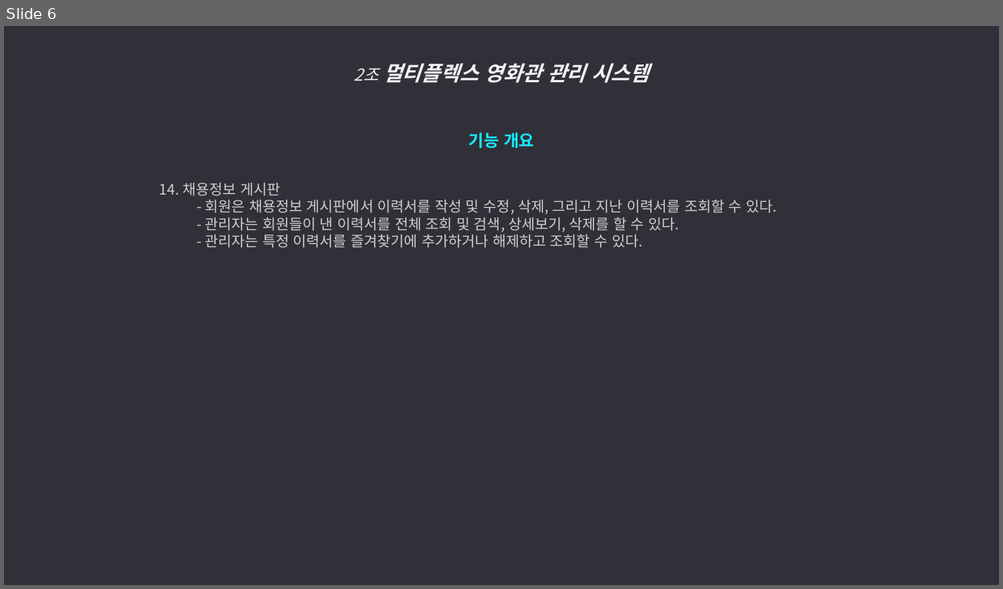
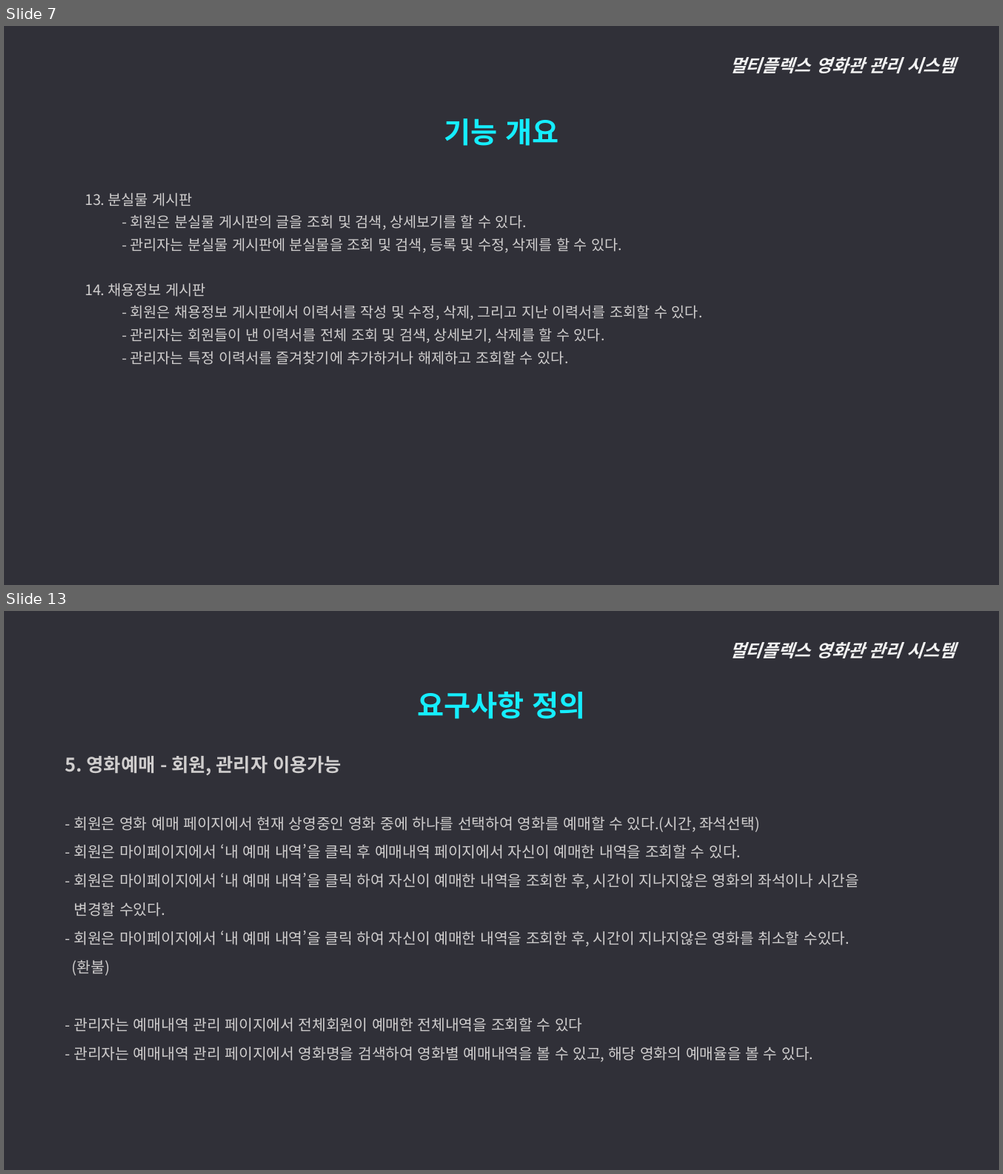
Before and after one commit to ywc-412/MultiplexTeamProject, a slide deck: 2조 시스템개요, 요구사항 정의.pptx. Shown one above the other, each under a label of ours: slide 6 before the commit, slides 7 and 13 after it; the slides between them are not shown. The pictures are 1003x589 and 1003x1174 pixels, drawn with LibreOffice and Linux fonts; fonts in the diff are those of the drawing. Boxes give left, top, right and bottom in pixels: in the first picture for what was removed or moved away, otherwise in the second. Text is boxed around its words. In the diff, an @@ line names an element or a change of style, - is before the commit and + after.

Commit message:
요구사항정의 추가

```diff
--- a/2조 시스템개요, 요구사항 정의.pptx
+++ b/2조 시스템개요, 요구사항 정의.pptx
@@ slide 13 added at (4, 611, 999, 1170), background #303038 @@
@@ text added at (729, 642, 955, 658), 17 pt, text #F2F2F2, bold, italic @@
+멀티플렉스 영화관 관리 시스템
@@ text added at (417, 692, 585, 719), 28 pt, text #15EEFF, bold @@
+요구사항 정의
@@ text added at (65, 756, 859, 1062), 14.5 pt, text #D0CECE @@
+  5. 영화예매 - 회원, 관리자 이용가능
+  - 회원은 영화 예매 페이지에서 현재 상영중인 영화 중에 하나를 선택하여 영화를 예매할 수 있다.(시간, 좌석선택)
+  - 회원은 마이페이지에서 ‘내 예매 내역’을 클릭 후 예매내역 페이지에서 자신이 예매한 내역을 조회할 수 있다.
+  - 회원은 마이페이지에서 ‘내 예매 내역’을 클릭 하여 자신이 예매한 내역을 조회한 후, 시간이 지나지않은 영화의 좌석이나 시간을
+  변경할 수있다.
+  - 회원은 마이페이지에서 ‘내 예매 내역’을 클릭 하여 자신이 예매한 내역을 조회한 후, 시간이 지나지않은 영화를 취소할 수있다.
+  (환불)
+  - 관리자는 예매내역 관리 페이지에서 전체회원이 예매한 전체내역을 조회할 수 있다
+  - 관리자는 예매내역 관리 페이지에서 영화명을 검색하여 영화별 예매내역을 볼 수 있고, 해당 영화의 예매율을 볼 수 있다.
@@ what was slide 6 is now slide 7 @@
@@ slide 7 changed as well @@
@@ text at (729, 57, 955, 73): text changed; size 20 to 17 pt @@
-2조 멀티플렉스 영화관 관리 시스템
+멀티플렉스 영화관 관리 시스템
@@ text added at (444, 118, 558, 146), 28 pt, text #15EEFF, bold @@
+기능 개요
@@ text "13. 분실물 게시판": place and size @@
-text "13. 분실물 게시판" at (159, 133, 777, 248)
+text "13. 분실물 게시판" at (85, 193, 703, 365)
@@ text at (85, 193, 622, 253): text changed; size 16 to 14 pt; text colour #15EEFF to #D0CECE; bold off @@
-기능 개요
+  13. 분실물 게시판
+    - 회원은 분실물 게시판의 글을 조회 및 검색, 상세보기를 할 수 있다.
+    - 관리자는 분실물 게시판에 분실물을 조회 및 검색, 등록 및 수정, 삭제를 할 수 있다.
@@ text at (85, 284, 703, 365): list level 4 to 2 in "14. 채용정보 게시판"; line spacing 1 to 1.3; list level 5 to 3 in "- 회원은 채용정보 게시판에서 이력서를 ..."; list level 5 to 3 in "- 관리자는 회원들이 낸 이력서를 ..."; list level 5 to 3 in "- 관리자는 특정 이력서를 즐겨찾기에 ..." @@
```
Also in this commit, not shown: 5 other slides changed, 10 other slides added, 1 other file.
